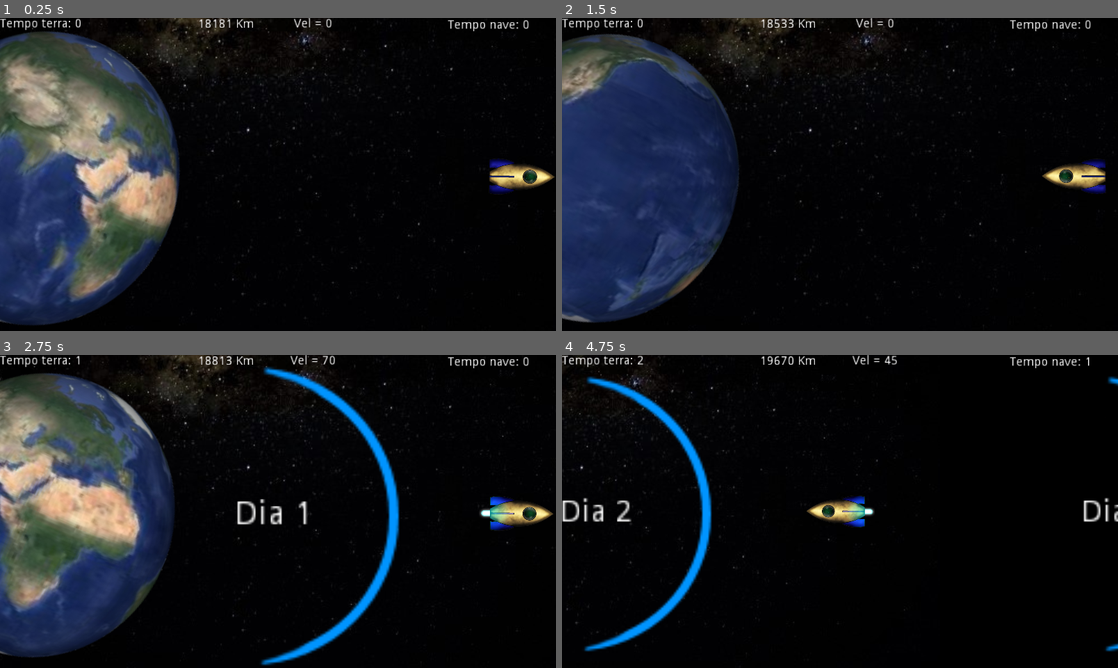
Above: before the commit, frames 1-4 (two rows, left to right).
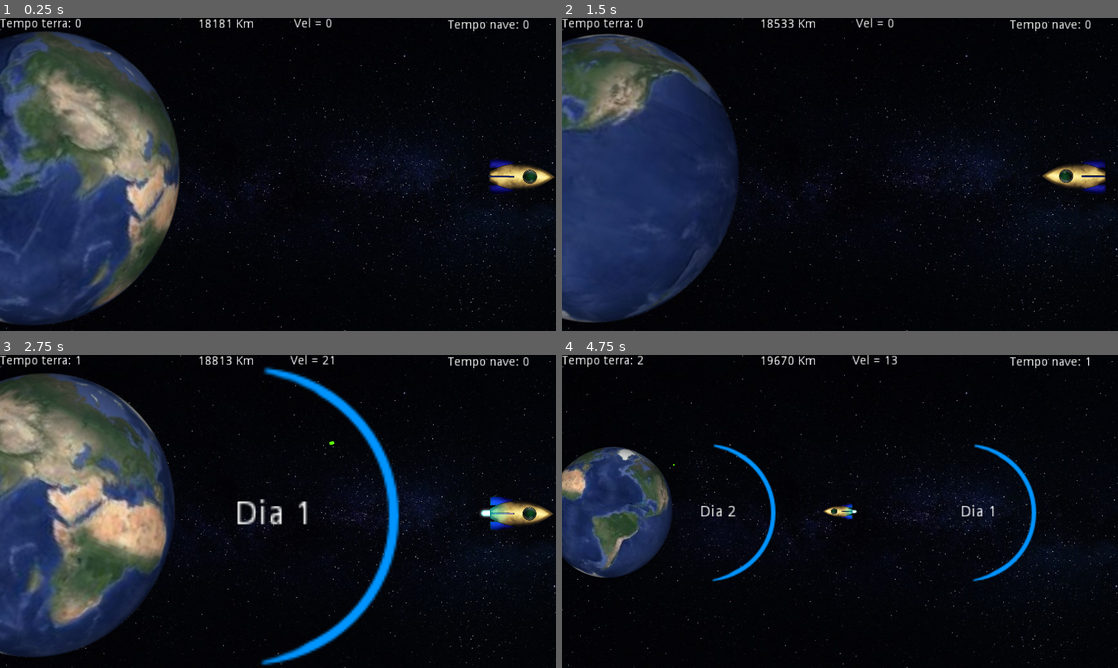
Above: after the commit, the same moments.

Repository: codificarciencias/viagem
Game: Godot game, scene res://viajando.tscn
The game is run twice, just before and just after one commit, with the same random seed, the same clock (stepped at 60 frames per second) and the same inputs.
Inputs (mouse positions are in pixels of both pictures, inside the frame that each line leads up to):
- Up to frame 1 (0.25 s): no input
- Up to frame 2 (1.5 s): move the mouse to (962, 158) at 0.52 s; press the mouse at (962, 158) at 0.53 s; hold Right (ui_right) 0.53-1.28 s; right-click (962, 158) at 0.8 s; move the mouse to (728, 190) at 1.27 s; release the mouse at (728, 190) at 1.28 s; hold Down (ui_down) from 1.28 s (still down); right-click (728, 190) at 1.35 s
- Up to frame 3 (2.75 s): click (166, 527) at 1.55 s; move the mouse to (333, 442) at 2.02 s; release Down (ui_down) at 2.03 s; press the mouse at (333, 442) at 2.03 s; hold Right (ui_right) from 2.03 s (still down); right-click (333, 442) at 2.3 s
- Up to frame 4 (4.75 s): move the mouse to (812, 574) at 2.77 s; release Right (ui_right) at 2.78 s; release the mouse at (812, 574) at 2.78 s; hold Up (ui_up) 2.78-3.53 s; right-click (812, 574) at 2.85 s; click (812, 574) at 3.05 s; move the mouse to (1006, 558) at 3.52 s; press the mouse at (1006, 558) at 3.53 s; hold Left (ui_left) from 3.53 s (still down); right-click (1006, 558) at 3.8 s; move the mouse to (673, 464) at 4.27 s; release the mouse at (673, 464) at 4.28 s; right-click (673, 464) at 4.35 s; click (673, 464) at 4.55 s

The runs differ from the first frame. In frame 1, 17% of the frame differs, in the area x 0-100%, y 0-100%; in frame 2, 8.5%; in frame 3, 18%; in frame 4, 15%.

Commit message:
fundo e riscador
troca da imagem e configuração do efeito fundo

inclusão do modulo riscador de tela

Diff:
--- a/objetos/Nave.tscn
+++ b/objetos/Nave.tscn
@@ -27,6 +27,7 @@
 
 [node name="NavCam" type="Camera2D" parent="."]
 current = true
+zoom = Vector2( 2, 2 )
 
 [node name="SomNave" type="AudioStreamPlayer" parent="."]
 stream = ExtResource( 4 )
--- a/objetos/Terra.tscn
+++ b/objetos/Terra.tscn
@@ -53,7 +53,7 @@
 rotation = 0.418879
 scale = Vector2( 2, 2 )
 frames = SubResource( 1 )
-frame = 9
+frame = 11
 playing = true
 flip_h = true
 
@@ -66,6 +66,7 @@
 
 [node name="TerraCam" type="Camera2D" parent="."]
 offset = Vector2( 300, 0 )
+zoom = Vector2( 3, 3 )
 
 [node name="TerraSom" type="AudioStreamPlayer" parent="."]
 stream = ExtResource( 30 )
--- a/project.godot
+++ b/project.godot
@@ -40,6 +40,19 @@
 "slices/vertical": 8
 }
 
+[input]
+
+mouseLeft={
+"deadzone": 0.5,
+"events": [ Object(InputEventMouseButton,"resource_local_to_scene":false,"resource_name":"","device":0,"alt":false,"shift":false,"control":false,"meta":false,"command":false,"button_mask":0,"position":Vector2( 0, 0 ),"global_position":Vector2( 0, 0 ),"factor":1.0,"button_index":1,"pressed":false,"doubleclick":false,"script":null)
+ ]
+}
+mouseRigth={
+"deadzone": 0.5,
+"events": [ Object(InputEventMouseButton,"resource_local_to_scene":false,"resource_name":"","device":0,"alt":false,"shift":false,"control":false,"meta":false,"command":false,"button_mask":0,"position":Vector2( 0, 0 ),"global_position":Vector2( 0, 0 ),"factor":1.0,"button_index":2,"pressed":false,"doubleclick":false,"script":null)
+ ]
+}
+
 [locale]
 
 fallback="pt_BR"
--- /dev/null
+++ b/riscador/Riscar.gd
@@ -0,0 +1,37 @@
+# ******************************************************************************
+#    ADICIONAR ENTRADA DO MOUSE EM CONFIGURAÇÃO DO PROJETO PARA FUNCIONAR
+# ******************************************************************************
+
+extends Node2D
+
+# riscador
+var riscar = preload("res://riscador/Risco.tscn")
+var lista = []
+var cont
+
+
+func _ready():
+	#limpa e inicia o riscador
+	cont = 0
+	lista.clear()
+	lista.append(riscar.instance())
+	add_child(lista[0])
+
+
+
+func _process(delta):
+#Eventos do riscador
+# ******************************************************************************
+#    ADICIONAR ENTRADA DO MOUSE EM CONFIGURAÇÃO DO PROJETO PARA FUNCIONAR
+# ******************************************************************************
+	if Input.is_action_just_pressed("mouseRigth"): # limpar tela
+		_ready()
+
+	elif Input.is_action_pressed("mouseLeft"): #risca a tela
+		lista[cont].add_point(Vector2(get_global_mouse_position().x, get_global_mouse_position().y))
+
+	elif Input.is_action_just_released("mouseLeft"): # carrega novo risco
+		cont+=1
+		lista.append(riscar.instance())
+		add_child(lista[cont])
+	#fim do evento do riscador
--- /dev/null
+++ b/riscador/Riscar.tscn
@@ -0,0 +1,7 @@
+[gd_scene load_steps=2 format=2]
+
+[ext_resource path="res://riscador/Riscar.gd" type="Script" id=1]
+
+[node name="Riscar" type="Node2D"]
+pause_mode = 2
+script = ExtResource( 1 )
--- /dev/null
+++ b/riscador/Risco.gd
@@ -0,0 +1,10 @@
+extends Line2D
+
+
+func _ready():
+	pass
+
+func _process(delta):
+
+	if Input.is_action_just_pressed("mouseRigth"):
+		.clear_points()
--- /dev/null
+++ b/riscador/Risco.tscn
@@ -0,0 +1,12 @@
+[gd_scene load_steps=2 format=2]
+
+[ext_resource path="res://riscador/Risco.gd" type="Script" id=1]
+
+[node name="Risco" type="Line2D"]
+pause_mode = 2
+z_index = 10
+z_as_relative = false
+width = 5.0
+default_color = Color( 0.360784, 0.992157, 0.0313726, 1 )
+antialiased = true
+script = ExtResource( 1 )
--- a/viajando.gd
+++ b/viajando.gd
@@ -4,35 +4,36 @@
 var distancia
 
 func _ready():
-	$Refer/GlobCam.make_current()
+	$GlobCam.make_current()
 	pass
 #===============================================================================
 func _process(delta):
+	$GlobCam.position.x = ($Nave.position.x - $Terra.position.x)/2+$Terra.position.x
 	# Controle da camera global
-	$Refer.position.x = ($Nave.position.x - $Terra.position.x)/2+$Terra.position.x
-	if $Refer.position.x >= 400:
+	if $GlobCam.position.x >= 400:
 		dist = ($Nave.position.x - $Terra.position.x)/1100
-		$Refer/GlobCam.zoom.x = dist
-		$Refer/GlobCam.zoom.y = dist
-		$Refer.scale = Vector2(0.5+dist*2, 0.5+dist*2)
+		$GlobCam.zoom.x = dist
+		$GlobCam.zoom.y = dist
+
+	$Fundo/SpFundo.scale = (Vector2(1.5-dist/200, 1.5-dist/200))
 
 	# Escolher camera
 	if Input.is_action_just_pressed("ui_up"):
-		if $Refer/GlobCam.current:
+		if $GlobCam.current:
 			$Nave/NavCam.make_current()
 		elif $Nave/NavCam.current:
 			$Terra/TerraCam.make_current()
 		else:
-			$Refer/GlobCam.make_current()
+			$GlobCam.make_current()
 
 
 	# Painel de controle e dados ===============================================
 
 	# mostra velocidade da nave
 	if $Nave.velocidade <= 0:
-		$Controle/LbNaveVel.text = 'Vel = ' + str(int($Nave.velocidade*-100))
+		$Controle/LbNaveVel.text = 'Vel = ' + str(int(($Nave.velocidade*-100)/3.33))
 	else:
-		$Controle/LbNaveVel.text = 'Vel = ' + str(int($Nave.velocidade*100))
+		$Controle/LbNaveVel.text = 'Vel = ' + str(int(($Nave.velocidade*100)/3.33))
 
 	# Distância entre a nave e o centro da terra
 	distancia = int(($Nave.position.x - $Terra.position.x)*18.57)
--- a/viajando.tscn
+++ b/viajando.tscn
@@ -1,6 +1,7 @@
-[gd_scene load_steps=5 format=2]
+[gd_scene load_steps=6 format=2]
 
 [ext_resource path="res://objetos/Terra.tscn" type="PackedScene" id=1]
+[ext_resource path="res://riscador/Riscar.tscn" type="PackedScene" id=2]
 [ext_resource path="res://objetos/Nave.tscn" type="PackedScene" id=12]
 [ext_resource path="res://image/ceu.jpg" type="Texture" id=13]
 [ext_resource path="res://viajando.gd" type="Script" id=33]
@@ -8,7 +9,31 @@
 [node name="Viagem" type="Node2D"]
 script = ExtResource( 33 )
 
+[node name="Riscar" parent="." instance=ExtResource( 2 )]
+z_index = 10
+
+[node name="Fundo" type="CanvasLayer" parent="."]
+layer = -5
+
+[node name="SpFundo" type="Sprite" parent="Fundo"]
+position = Vector2( 640.881, 359.85 )
+z_index = -1
+texture = ExtResource( 13 )
+
+[node name="GlobCam" type="Camera2D" parent="."]
+position = Vector2( 639.902, 360 )
+scale = Vector2( 2.04392, 1.7258 )
+
+[node name="Terra" parent="." instance=ExtResource( 1 )]
+position = Vector2( -2.53601, 367.858 )
+z_index = 1
+
+[node name="Nave" parent="." instance=ExtResource( 12 )]
+position = Vector2( 976.521, 364.063 )
+z_index = 2
+
 [node name="Controle" type="CanvasLayer" parent="."]
+layer = 5
 
 [node name="LbNaveVel" type="Label" parent="Controle"]
 anchor_left = 0.5
@@ -55,19 +80,3 @@
 __meta__ = {
 "_edit_use_anchors_": false
 }
-
-[node name="Refer" type="Sprite" parent="."]
-position = Vector2( 639.902, 360 )
-scale = Vector2( 2.04392, 1.7258 )
-z_index = -5
-texture = ExtResource( 13 )
-
-[node name="GlobCam" type="Camera2D" parent="Refer"]
-
-[node name="Terra" parent="." instance=ExtResource( 1 )]
-position = Vector2( -2.53601, 367.858 )
-z_index = 1
-
-[node name="Nave" parent="." instance=ExtResource( 12 )]
-position = Vector2( 976.521, 364.063 )
-z_index = 2
Binary file removed: image/BgUniverso.png
Not shown, removed: image/BgUniverso.png.import
Binary file changed: image/ceu.jpg
